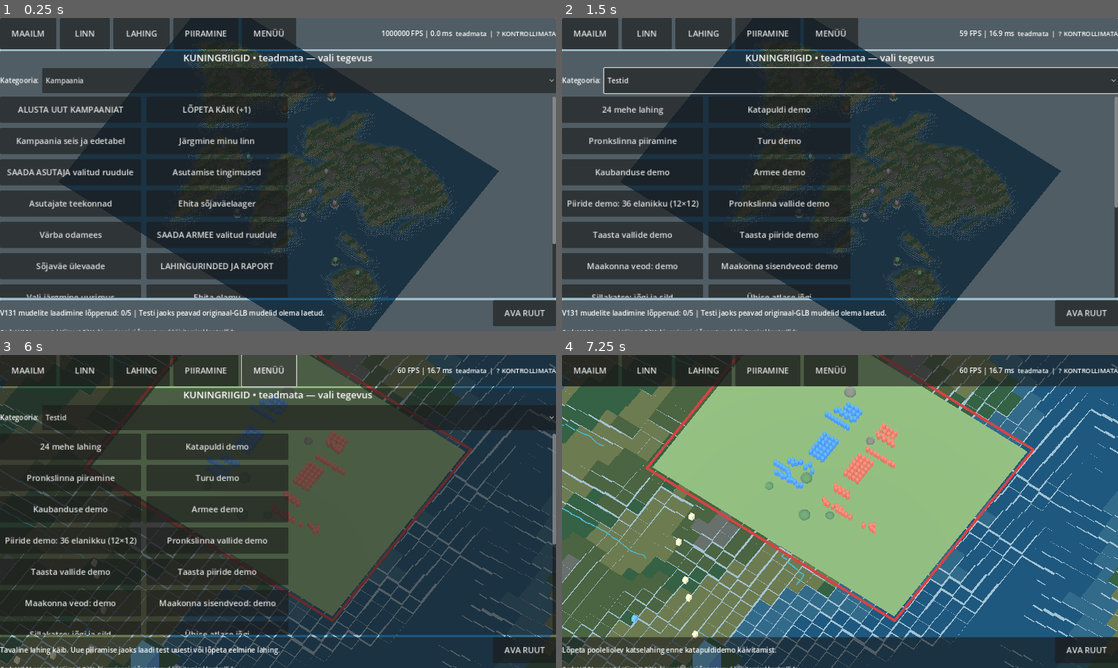
Above: before the commit, frames 1-4 (two rows, left to right).
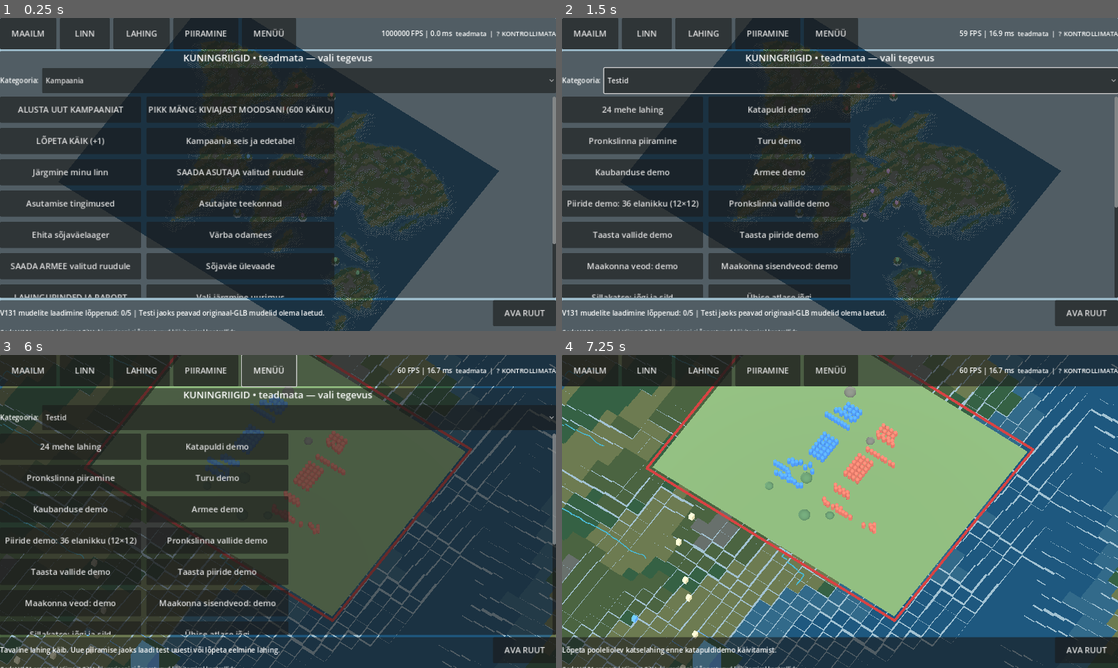
Above: after the commit, the same moments.

Repository: orogdor/Kuningriigid
Game: Godot game, scene res://scenes/Main.tscn
The game is run twice, just before and just after one commit, with the same random seed, the same clock (stepped at 60 frames per second) and the same inputs.
Inputs:
- Up to frame 1 (0.25 s): no input
- Up to frame 2 (1.5 s): click "Kampaania" at 0.5 s; click "ALUSTA UUT KAMPAANIAT" at 1.25 s
- Up to frame 3 (6 s): click "24 mehe lahing" at 2 s; click "MAAILM" at 2.75 s; click "LINN" at 3.5 s; click "LAHING" at 4.25 s; click "PIIRAMINE" at 5 s; click "MENÜÜ" at 5.75 s
- Up to frame 4 (7.25 s): click "Katapuldi demo" at 6.5 s

The runs differ from the first frame. In frame 1, 4.0% of the frame differs, in the area x 1-61%, y 25-90%; in frame 2, less than 0.1%; in frame 3, less than 0.1%; in frame 4, nothing differs.

Commit message:
Dev131 mobile civil campaign mode and complete manual production-chain build controls

Diff:
--- a/game/scripts/main.gd
+++ b/game/scripts/main.gd
@@ -205,6 +205,7 @@
 const MENU_CATEGORIES: Array[String] = ["Kampaania", "Testid", "Linn ja ehitus", "Majandus", "Armee", "Piiramine", "Juhtimine ja salvestus"]
 const MOBILE_MENU_ACTIONS = [
     ["Kampaania", "ALUSTA UUT KAMPAANIAT", "campaign_start"],
+    ["Kampaania", "PIKK MÄNG: KIVIAJAST MOODSANI (600 KÄIKU)", "campaign_long_start"],
     ["Kampaania", "LÕPETA KÄIK (+1)", "campaign_turn"],
     ["Kampaania", "Kampaania seis ja edetabel", "campaign_info"],
     ["Kampaania", "Järgmine minu linn", "campaign_city"],
@@ -257,6 +258,15 @@
     ["Linn ja ehitus", "Turg", "build_market"],
     ["Linn ja ehitus", "Kaev", "build_well"],
     ["Linn ja ehitus", "Talu", "build_farm"],
+    ["Linn ja ehitus", "Veski", "build_mill"],
+    ["Linn ja ehitus", "Pagariäri", "build_bakery"],
+    ["Linn ja ehitus", "Rauakaevandus", "build_mine"],
+    ["Linn ja ehitus", "Söepõletaja", "build_coal"],
+    ["Linn ja ehitus", "Rauasulatus", "build_smelter"],
+    ["Linn ja ehitus", "Relvasepp", "build_smith"],
+    ["Linn ja ehitus", "Terasesulatus (tööstusajastu)", "build_steelworks"],
+    ["Linn ja ehitus", "Masinatehas (tööstusajastu)", "build_machine_shop"],
+    ["Linn ja ehitus", "Materjaliladu", "build_warehouse"],
     ["Linn ja ehitus", "Maakonna mets", "county_lumber"],
     ["Linn ja ehitus", "Maakonna põld", "county_farm"],
     ["Linn ja ehitus", "Maakonna kivimurd", "county_quarry"],
@@ -398,7 +408,7 @@
     status_label.text = "Kontrollin uusimat Godoti versiooni GitHubist…"
     _check_latest_version()
 
-func _start_campaign() -> void:
+func _start_campaign(long_campaign: bool = false) -> void:
     # Reset ALL preview fixtures; campaign actions spend genuine resources.
     # The original sample map is an early 4-faction scenario, NOT the V153 map.
     wall_demo_backup = {}
@@ -410,7 +420,7 @@
     # from the previously viewed save.
     roads = {}
     preview_state["world_roads"] = roads
-    var start: Dictionary = CampaignPlay.begin(preview_state,0)
+    var start: Dictionary = CampaignPlay.begin(preview_state,0,long_campaign)
     if not bool(start.get("ok",false)):
         status_label.text = str(start.get("reason","Kampaania avamine ebaõnnestus"))
         return
@@ -431,7 +441,7 @@
     _refresh_settlers()
     if is_instance_valid(local_streets):
         local_streets.clear()
-    status_label.text = "KIVIAJA KAMPAANIA: juhid sinist riiki. Ehita majad/toidutootmine, vali Uuri ja lõpeta käigud."
+    status_label.text = ("PIKK TSIVIILKAMPAANIA: 600 käiku, eesmärk moodne ajastu ja 100 elanikku. Loo linnad, majandus, tööstus ja uurimistöö." if long_campaign else "KIVIAJA KAMPAANIA: juhid sinist riiki. Ehita majad/toidutootmine, vali Uuri ja lõpeta käigud.")
     _update_labels()
 
 func _campaign_end_turn() -> void:
@@ -1020,6 +1030,7 @@
                 return
     match action_id:
         "campaign_start": _start_campaign()
+        "campaign_long_start": _start_campaign(true)
         "campaign_turn": _campaign_end_turn()
         "campaign_info": _campaign_info()
         "campaign_city": _select_next_city()
@@ -1074,6 +1085,15 @@
         "build_market": _preview_build("market")
         "build_well": _preview_build("well")
         "build_farm": _preview_build("farm")
+        "build_mill": _preview_build("mill")
+        "build_bakery": _preview_build("bakery")
+        "build_mine": _preview_build("mine")
+        "build_coal": _preview_build("coal")
+        "build_smelter": _preview_build("smelter")
+        "build_smith": _preview_build("smith")
+        "build_steelworks": _preview_build("steelworks")
+        "build_machine_shop": _preview_build("machine_shop")
+        "build_warehouse": _preview_build("warehouse")
         "county_lumber": _build_county_worksite("lumber")
         "county_farm": _build_county_worksite("farm")
         "county_quarry": _build_county_worksite("quarry")
